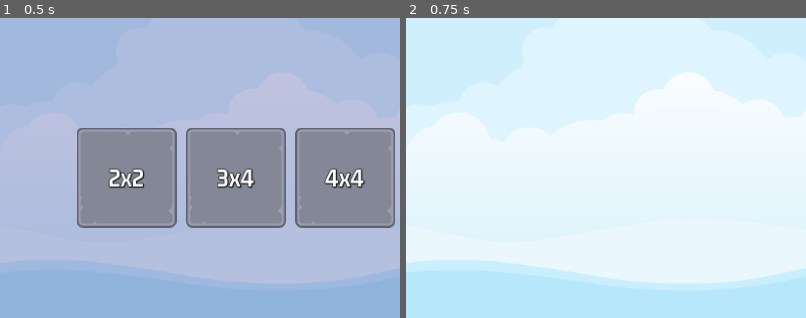
Above: before the commit, frames 1-2 (left to right).
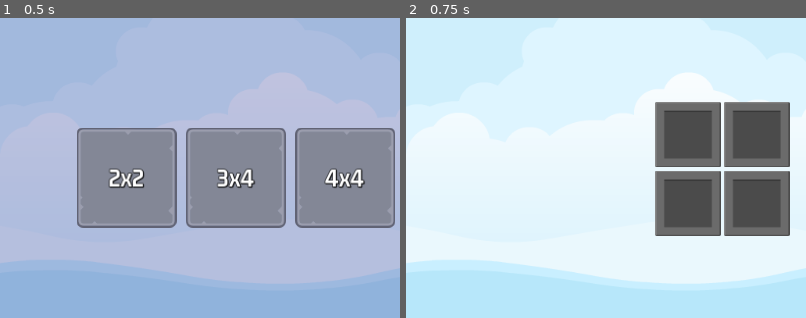
Above: after the commit, the same moments.

Repository: mattburro/Memory-Madness
Game: Godot game, scene res://master_screen/master_screen.tscn
Two runs of this game, one before a commit and one after it. Both use one fixed random seed, a clock stepped at 60 frames per second and the inputs below.
Inputs:
- Up to frame 1 (0.5 s): no input
- Up to frame 2 (0.75 s): click "2x2" at 0.5 s
The pictures show only the part of the screen within x 0-50%, y 25-75%; the shares and areas given below are measured in that part.

Frame 1 is identical in both runs. In frame 2, 14% of the frame differs, in the area x 62-96%, y 28-73%.

Commit message:
Created memory tile and display them in a grid after selecting level

Diff:
--- a/front_sprite/front_sprite.gd
+++ b/front_sprite/front_sprite.gd
@@ -9,7 +9,7 @@
 	run_me()
 
 func set_random_image():
-	texture = ImageManager.get_random_item_image()
+	texture = ImageManager.get_random_item_image().item_texture
 
 func get_random_spin_time() -> float:
 	return randf_range(SPIN_TIME_RANGE[0], SPIN_TIME_RANGE[1])
--- a/game_screen/game_screen.gd
+++ b/game_screen/game_screen.gd
@@ -1,7 +1,27 @@
 extends Control
 
+@export var memory_tile_scene: PackedScene
+
 @onready var sound = $Sound
+@onready var tile_container = %TileContainer
+
+func _ready():
+	SignalManager.on_level_selected.connect(on_level_selected)
+
+func add_memory_tile(image_dict: Dictionary, frame_image: CompressedTexture2D):
+	var memory_tile = memory_tile_scene.instantiate()
+	tile_container.add_child(memory_tile)
+	memory_tile.setup(image_dict, frame_image)
 
 func on_exit_button_pressed():
 	SoundManager.play_button_click(sound)
 	SignalManager.on_game_exit_pressed.emit()
+
+func on_level_selected(level_num: int):
+	var level_selection = GameManager.get_level_selection(level_num)
+	var frame_image = ImageManager.get_random_frame_image()
+
+	tile_container.columns = level_selection.num_cols
+
+	for image_dict in level_selection.image_list:
+		add_memory_tile(image_dict, frame_image)
--- a/game_screen/game_screen.tscn
+++ b/game_screen/game_screen.tscn
@@ -1,7 +1,8 @@
-[gd_scene load_steps=7 format=3 uid="uid://clvnymglba75m"]
+[gd_scene load_steps=8 format=3 uid="uid://clvnymglba75m"]
 
 [ext_resource type="Script" path="res://game_screen/game_screen.gd" id="1_adngp"]
 [ext_resource type="LabelSettings" uid="uid://b16o7l2dvtpqa" path="res://resources/GM_32_Dark.tres" id="1_b0rvt"]
+[ext_resource type="PackedScene" uid="uid://ckmo1ie5lqtc5" path="res://memory_tile/memory_tile.tscn" id="2_ktd6t"]
 [ext_resource type="Texture2D" uid="uid://6r0ppna7todg" path="res://assets/ui/blue_button00.png" id="2_sfcje"]
 [ext_resource type="Texture2D" uid="uid://ob0igwdn416x" path="res://assets/ui/yellow_button00.png" id="3_eus8s"]
 [ext_resource type="Texture2D" uid="uid://cg304ghra85qr" path="res://assets/ui/green_button00.png" id="4_bpqtq"]
@@ -15,6 +16,7 @@
 grow_horizontal = 2
 grow_vertical = 2
 script = ExtResource("1_adngp")
+memory_tile_scene = ExtResource("2_ktd6t")
 
 [node name="HBoxContainer" type="HBoxContainer" parent="."]
 layout_mode = 1
--- a/master_screen/master_screen.gd
+++ b/master_screen/master_screen.gd
@@ -15,6 +15,7 @@
 
 func on_game_exit_pressed():
 	show_game(false)
+	GameManager.clear_nodes_of_group(GameManager.GROUP_TILE)
 	SoundManager.play_sound(sound, SoundManager.SOUND_MAIN_MENU)
 
 func on_level_selected(level_number: int):
--- /dev/null
+++ b/memory_tile/memory_tile.gd
@@ -0,0 +1,34 @@
+extends TextureButton
+
+@onready var frame_image = $FrameImage
+@onready var item_image = $ItemImage
+
+var item_name: String
+var selectable: bool
+
+func _ready():
+	SignalManager.on_selection_disabled.connect(on_selection_disabled)
+	SignalManager.on_selection_enabled.connect(on_selection_enabled)
+
+func reveal(show: bool):
+	frame_image.visible = show
+	item_image.visible = show
+
+func setup(item_image_dict: Dictionary, frame_image: CompressedTexture2D):
+	self.frame_image.texture = frame_image
+	item_image.texture = item_image_dict.item_texture
+	item_name = item_image_dict.item_name
+	reveal(false)
+
+func get_item_name() -> String:
+	return item_name
+
+func on_selection_disabled():
+	selectable = false
+
+func on_selection_enabled():
+	selectable = true
+
+func _on_pressed():
+	if selectable:
+		reveal(true)
--- /dev/null
+++ b/memory_tile/memory_tile.tscn
@@ -0,0 +1,50 @@
+[gd_scene load_steps=5 format=3 uid="uid://ckmo1ie5lqtc5"]
+
+[ext_resource type="Texture2D" uid="uid://b47xn3qbnasen" path="res://assets/frames/hidden_frame_blank.png" id="1_rbpvn"]
+[ext_resource type="Script" path="res://memory_tile/memory_tile.gd" id="2_3fksn"]
+[ext_resource type="Texture2D" uid="uid://eki3wb7s4ogc" path="res://assets/frames/blue_frame.png" id="2_tl7i6"]
+[ext_resource type="Texture2D" uid="uid://rdljympfpjsx" path="res://assets/glitch/banana.png" id="3_nkrgk"]
+
+[node name="MemoryTile" type="TextureButton" groups=["tile"]]
+anchors_preset = 8
+anchor_left = 0.5
+anchor_top = 0.5
+anchor_right = 0.5
+anchor_bottom = 0.5
+offset_left = -42.0
+offset_top = -42.0
+offset_right = 42.0
+offset_bottom = 42.0
+grow_horizontal = 2
+grow_vertical = 2
+pivot_offset = Vector2(42, 42)
+texture_normal = ExtResource("1_rbpvn")
+script = ExtResource("2_3fksn")
+
+[node name="FrameImage" type="TextureRect" parent="."]
+layout_mode = 1
+anchors_preset = 15
+anchor_right = 1.0
+anchor_bottom = 1.0
+grow_horizontal = 2
+grow_vertical = 2
+pivot_offset = Vector2(42, 42)
+texture = ExtResource("2_tl7i6")
+
+[node name="ItemImage" type="TextureRect" parent="."]
+layout_mode = 1
+anchors_preset = 8
+anchor_left = 0.5
+anchor_top = 0.5
+anchor_right = 0.5
+anchor_bottom = 0.5
+offset_left = -32.0
+offset_top = -32.0
+offset_right = 32.0
+offset_bottom = 32.0
+grow_horizontal = 2
+grow_vertical = 2
+pivot_offset = Vector2(32, 32)
+texture = ExtResource("3_nkrgk")
+
+[connection signal="pressed" from="." to="." method="_on_pressed"]
--- a/singletons/game_manager.gd
+++ b/singletons/game_manager.gd
@@ -1,4 +1,6 @@
 extends Node
+
+const GROUP_TILE: String = "tile"
 
 const LEVELS: Dictionary = {
 	1: { "rows": 2, "cols": 2 },
@@ -8,3 +10,25 @@
 	5: { "rows": 5, "cols": 6 },
 	6: { "rows": 6, "cols": 6 }
 }
+
+func get_level_selection(level_num: int) -> Dictionary:
+	var level_data = GameManager.LEVELS[level_num]
+	var num_tiles = level_data.rows * level_data.cols
+	var target_pairs = num_tiles / 2
+
+	var selected_level_images = []
+	ImageManager.shuffle_images()
+	for i in range(target_pairs):
+		selected_level_images.append(ImageManager.get_item_image(i))
+		selected_level_images.append(ImageManager.get_item_image(i))
+	selected_level_images.shuffle()
+
+	return {
+		"target_pairs": target_pairs,
+		"num_cols": level_data.cols,
+		"image_list": selected_level_images
+	}
+
+func clear_nodes_of_group(group_name: String):
+	for node in get_tree().get_nodes_in_group(group_name):
+		node.queue_free()
--- a/singletons/image_manager.gd
+++ b/singletons/image_manager.gd
@@ -1,4 +1,11 @@
 extends Node
+
+const FRAME_IMAGES = [
+	preload("res://assets/frames/blue_frame.png"),
+	preload("res://assets/frames/red_frame.png"),
+	preload("res://assets/frames/yellow_frame.png"),
+	preload("res://assets/frames/green_frame.png")
+]
 
 var item_images: Array = []
 
@@ -25,5 +32,14 @@
 		if ".import" not in file_name:
 			add_file_to_list(file_name, path)
 
+func get_item_image(index: int):
+	return item_images[index]
+
 func get_random_item_image():
-	return item_images.pick_random().item_texture
+	return item_images.pick_random()
+
+func get_random_frame_image() -> CompressedTexture2D:
+	return FRAME_IMAGES.pick_random()
+
+func shuffle_images():
+	item_images.shuffle()
--- a/singletons/signal_manager.gd
+++ b/singletons/signal_manager.gd
@@ -2,3 +2,5 @@
 
 signal on_level_selected(level_number: int)
 signal on_game_exit_pressed
+signal on_selection_enabled
+signal on_selection_disabled
